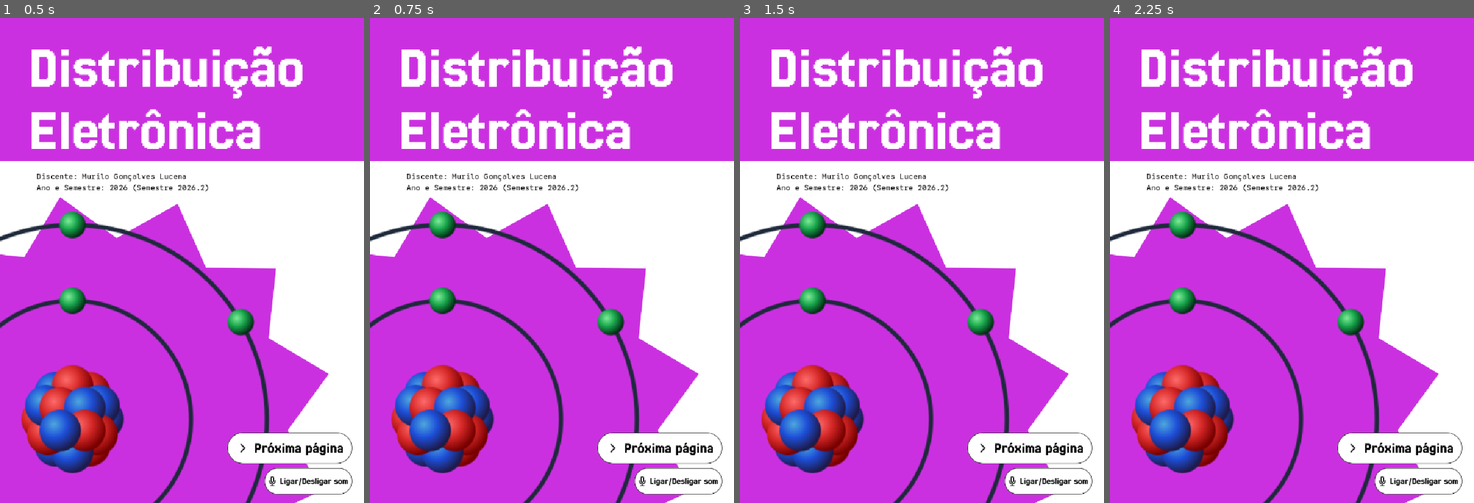
Above: before the commit, frames 1-4 (left to right).
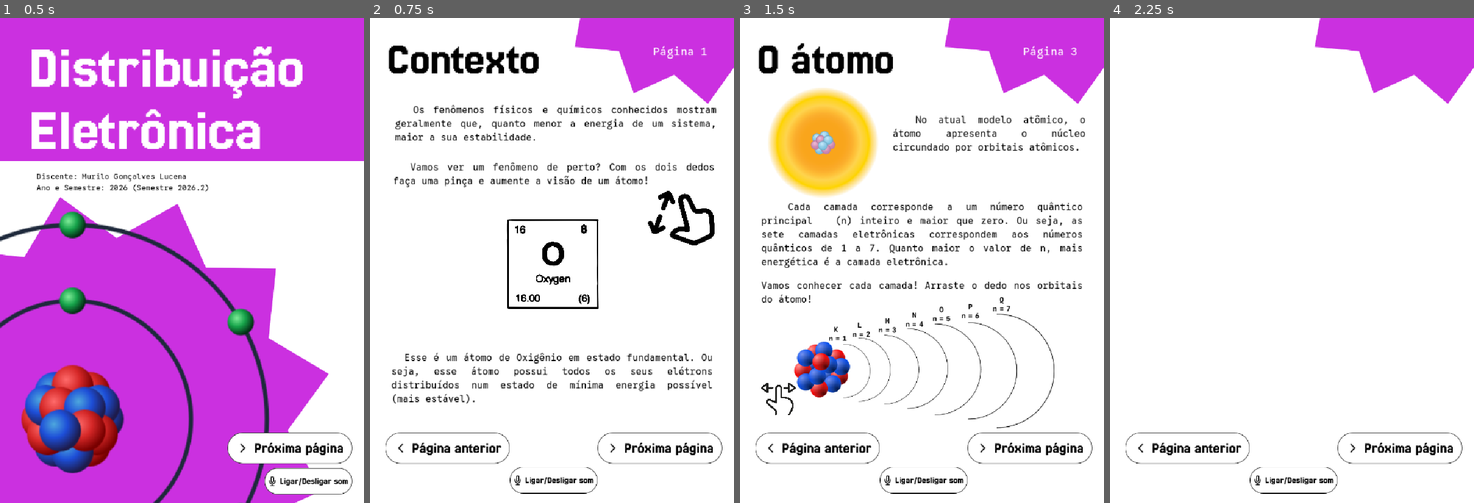
Above: after the commit, the same moments.

Repository: ilmoruuu/distribuicao-eletronica-CGSM
Game: Godot game, scene res://scenes/Capa.tscn
The game is run twice, just before and just after one commit, with the same random seed, the same clock (stepped at 60 frames per second) and the same inputs.
Inputs (mouse positions are in pixels of both pictures, inside the frame that each line leads up to):
- Up to frame 1 (0.5 s): no input
- Up to frame 2 (0.75 s): click (661, 449) at 0.5 s
- Up to frame 3 (1.5 s): click (1031, 449) at 1.25 s
- Up to frame 4 (2.25 s): click (1401, 449) at 2 s

Frame 1 is identical in both runs. In frame 2, 67% of the frame differs, in the area x 0-100%, y 0-100%; in frame 3, 69%; in frame 4, 64%.

Commit message:
fix: correção na navegação e script

Diff:
--- a/distribuicao-eletronica-cgsm/scenes/Página2.tscn
+++ b/distribuicao-eletronica-cgsm/scenes/Página2.tscn
@@ -1,6 +1,6 @@
 [gd_scene format=3 uid="uid://068kl4kpgdor"]
 
-[ext_resource type="Script" uid="uid://gl4kr0ln5htb" path="res://scripts/página_1.gd" id="1_5oop8"]
+[ext_resource type="Script" uid="uid://gl4kr0ln5htb" path="res://scripts/página_2.gd" id="1_5oop8"]
 [ext_resource type="PackedScene" uid="uid://dx52eislpqmy7" path="res://entities/PaginaBase.tscn" id="1_27i7u"]
 [ext_resource type="FontFile" uid="uid://baej48sjobnwb" path="res://assets/fonts/Jersey25-Regular.ttf" id="3_newwy"]
 [ext_resource type="FontFile" uid="uid://b64b1xyj42ae2" path="res://assets/fonts/GoogleSansCode-VariableFont_MONO,wght.ttf" id="4_8xu3d"]
--- a/distribuicao-eletronica-cgsm/scripts/navegação.gd
+++ b/distribuicao-eletronica-cgsm/scripts/navegação.gd
@@ -3,7 +3,10 @@
 
 const PAGINAS: Array[String] = [
 	"res://scenes/Capa.tscn",
-	"res://scenes/Página1.tscn",
+	"res://scenes/Página2.tscn",
+	"res://scenes/Página3.tscn",
+	"res://scenes/Página4.tscn",
+	"res://scenes/Página5.tscn",
 	"res://scenes/Referências.tscn",
 	"res://scenes/Contracapa.tscn"
 ]
Renamed: distribuicao-eletronica-cgsm/scripts/página_1.gd -> distribuicao-eletronica-cgsm/scripts/página_2.gd
Renamed: distribuicao-eletronica-cgsm/scripts/página_1.gd.uid -> distribuicao-eletronica-cgsm/scripts/página_2.gd.uid
